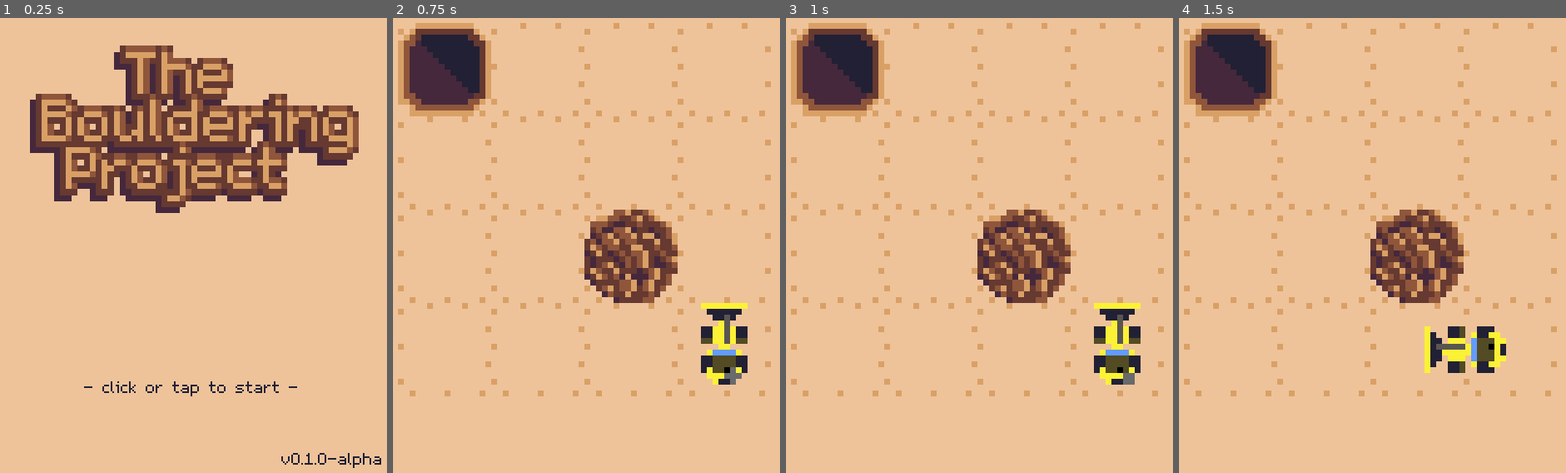
Above: before the commit, frames 1-4 (left to right).
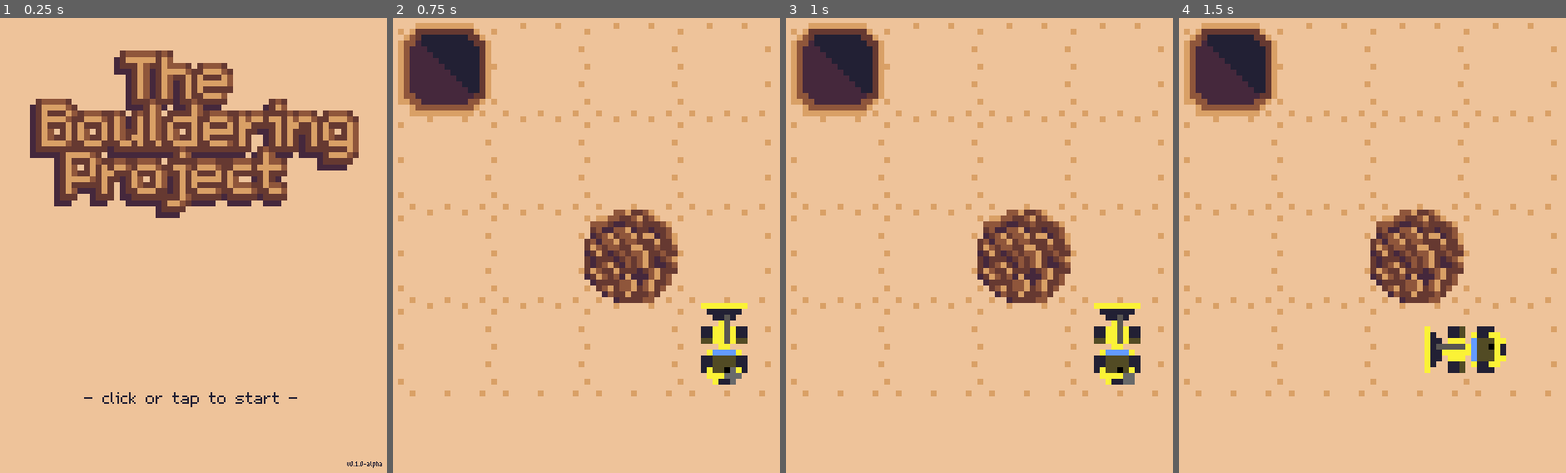
Above: after the commit, the same moments.

Repository: aludvik/Bouldering
Game: Godot game, scene res://main_menu/MainMenu.tscn
The game is run twice, just before and just after one commit, with the same random seed, the same clock (stepped at 60 frames per second) and the same inputs.
Inputs (mouse positions are in pixels of both pictures, inside the frame that each line leads up to):
- Up to frame 1 (0.25 s): no input
- Up to frame 2 (0.75 s): tap Enter at 0.5 s; move the mouse to (671, 181) at 0.52 s; click (671, 181) at 0.67 s
- Up to frame 3 (1 s): no input
- Up to frame 4 (1.5 s): move the mouse to (1291, 236) at 1.27 s; click (1291, 236) at 1.42 s

The runs differ from the first frame. In frame 1, 11% of the frame differs, in the area x 7-99%, y 6-99%; in frame 2, nothing differs; in frame 3, nothing differs; in frame 4, nothing differs.

Commit message:
Make version font smaller

Diff:
--- a/main_menu/MainMenu.tscn
+++ b/main_menu/MainMenu.tscn
@@ -1,16 +1,16 @@
-[gd_scene load_steps=6 format=2]
+[gd_scene load_steps=7 format=2]
 
 [ext_resource path="res://m5x7.ttf" type="DynamicFontData" id=1]
 [ext_resource path="res://main_menu/Title15.png" type="Texture" id=2]
 [ext_resource path="res://main_menu/MainMenu.gd" type="Script" id=3]
+[ext_resource path="res://m3x6.ttf" type="DynamicFontData" id=4]
 
 [sub_resource type="DynamicFont" id=1]
 size = 32
 font_data = ExtResource( 1 )
 
 [sub_resource type="DynamicFont" id=2]
-size = 32
-font_data = ExtResource( 1 )
+font_data = ExtResource( 4 )
 
 [node name="Control" type="Control"]
 anchor_right = 1.0
@@ -49,15 +49,15 @@
 
 [node name="Logo" type="TextureRect" parent="MarginContainer/VBoxContainer"]
 margin_right = 460.0
-margin_bottom = 448.0
+margin_bottom = 461.0
 size_flags_vertical = 3
 texture = ExtResource( 2 )
 stretch_mode = 6
 
 [node name="Start" type="Label" parent="MarginContainer/VBoxContainer"]
-margin_top = 508.0
+margin_top = 521.0
 margin_right = 460.0
-margin_bottom = 534.0
+margin_bottom = 547.0
 size_flags_vertical = 0
 custom_fonts/font = SubResource( 1 )
 custom_colors/font_color = Color( 0.133333, 0.12549, 0.203922, 1 )
@@ -65,7 +65,7 @@
 align = 1
 
 [node name="Version" type="Label" parent="MarginContainer/VBoxContainer"]
-margin_top = 594.0
+margin_top = 607.0
 margin_right = 460.0
 margin_bottom = 620.0
 custom_fonts/font = SubResource( 2 )
